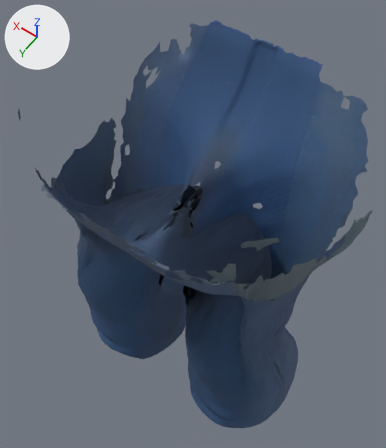
What one commit did to the glTF model assets/characters/_bodybase/namja_bottom16_jeans3_rigged.glb.
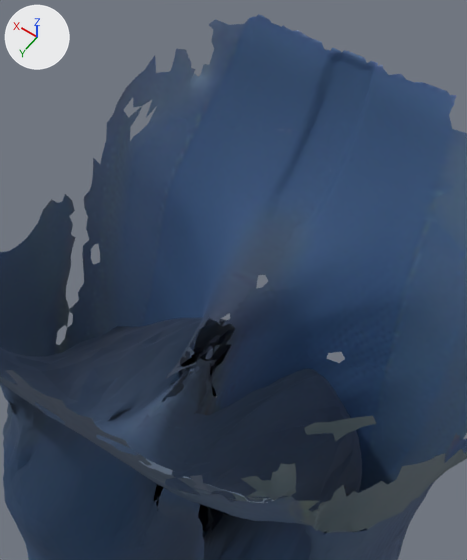
Old and new are each drawn whole from a 50 mm camera at (-0.184, 0.269, 0.852) aimed at (0.016, -0.012, 0.411) and again close up on the part from 20% to 85% of the width and 3% to 71% of the height. The axes (+X, +Y, +Z) are drawn at upper left. The lights are the same throughout. The last two pictures show the newer version. Where no turn or scale is listed for an object, it has been applied to the vertices. Vertices at exactly the same position are counted once.

In view in the first close-up: 'part'.
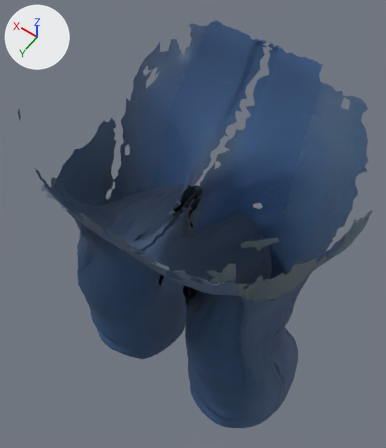
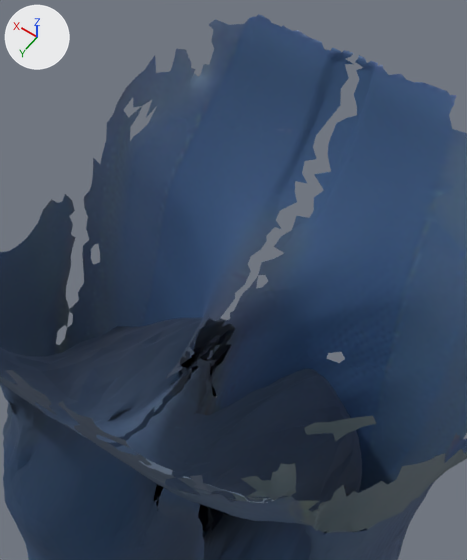
The change, as a diff of the scene's bpy script:
```diff
--- a/assets/characters/_bodybase/namja_bottom16_jeans3_rigged.glb.py
+++ b/assets/characters/_bodybase/namja_bottom16_jeans3_rigged.glb.py
@@ me_mesh_0 @@
 # used by ob_part; location = (0.0, 0.0, 0.0)
-me_mesh_0.from_pydata(...)  # 11415 vertices, 21834 faces; spans x -0.144..0.144, y -0.102..0.123, z 0.19..0.589
+me_mesh_0.from_pydata(...)  # 11412 vertices, 21700 faces; spans x -0.144..0.144, y -0.102..0.123, z 0.19..0.589
+# me_mesh_0 part 1
+# 3 vertices are removed from x -0.001..0.001, y -0.062..0.05, z 0.482..0.528
+# 134 faces are deleted
 me_mesh_0.materials.append(mat_material_0)
```

Where the change shows, as pixel boxes [x1, y1, x2, y2] in the close-ups (467 x 560 px):
part 1 of me_mesh_0, deleted: before [46, 53, 363, 447]
